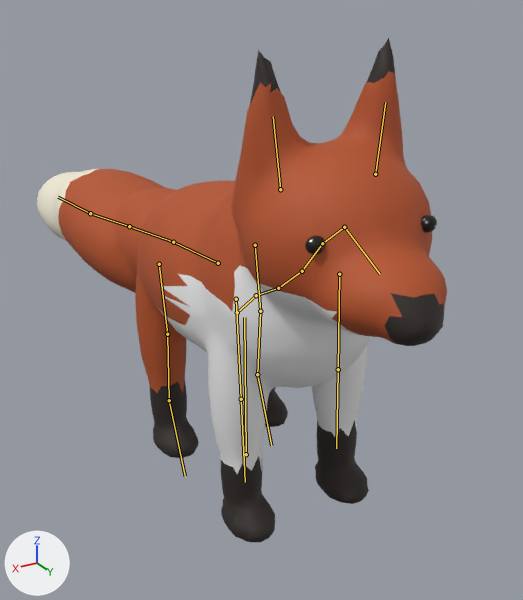
Renders of the glTF model public/models/fox_reference.glb from each side of a commit.
One viewpoint serves both versions: a 50 mm lens placed at (2.07, 3.57, 2.99), pointed at (-0.29, -0.36, 1.02). The axes (+X, +Y, +Z) are drawn at lower left. The lights are the same throughout. The older version comes first. Both versions are drawn at frame 39 of the action 'Stand'; the numbers are the values there. The bones that change, and the others that lie on the model, are drawn over the model as lines.

The first picture shows 'Fox eye', 'Fox eye.001', 'Fox_Reference'.
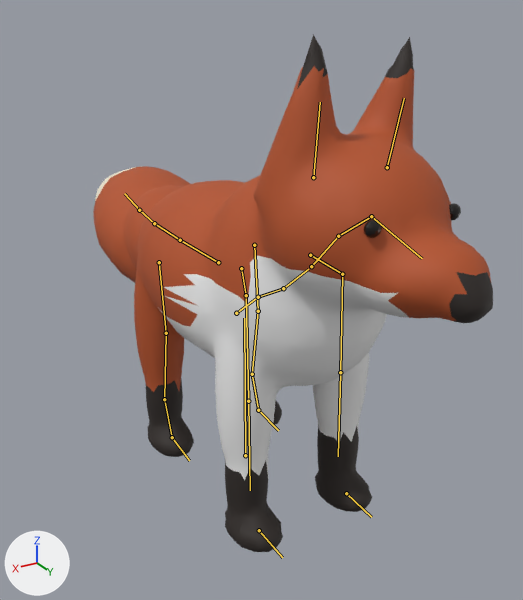
Changed parts and their boxes (x1, y1, x2, y2) in the pictures (523 x 600 px):
'Fox_Reference', posed
    before: (37, 38, 447, 542)
    after: (93, 34, 493, 552)
'Fox eye', posed
    before: (421, 215, 437, 233)
    after: (449, 203, 461, 220)
bone 'pelvis', root to tip
    before: (237, 312) to (256, 295)
    after: (236, 313) to (258, 297)
bone 'spine_01', root to tip
    before: (256, 295) to (278, 288)
    after: (258, 297) to (283, 288)
bone 'chest', root to tip
    before: (278, 288) to (302, 271)
    after: (283, 288) to (308, 269)
bone 'neck_01', root to tip
    before: (302, 271) to (322, 243)
    after: (311, 266) to (338, 236)
bone 'neck_02', root to tip
    before: (322, 243) to (344, 227)
    after: (338, 236) to (371, 216)
bone 'head', root to tip
    before: (344, 227) to (380, 274)
    after: (371, 216) to (422, 258)
bone 'tail_01', root to tip
    before: (218, 263) to (173, 242)
    after: (218, 262) to (180, 240)
bone 'tail_02', root to tip
    before: (173, 242) to (129, 226)
    after: (180, 240) to (154, 223)
bone 'tail_03', root to tip
    before: (129, 226) to (90, 213)
    after: (154, 223) to (139, 210)
bone 'tail_04', root to tip
    before: (90, 213) to (58, 197)
    after: (139, 210) to (124, 193)

The change in detail:
Bone 'pelvis' (bone_pelvis) turns from (1, 0, -1) to (-1, 0, 1) degrees about its own x, y and z.
Bone 'spine_01' (bone_spine_01) turns from (-1, 0, -1) to (1, 0, 1) degrees about its own x, y and z.
Bone 'chest' (bone_chest) turns from (-2, 0, -1) to (1, 0, 1) degrees about its own x, y and z.
Bone 'neck_01' (bone_neck_01) turns from (1, 0, -1) to (-1, 0, 1) degrees about its own x, y and z.
Bone 'neck_02' (bone_neck_02) turns from (1, 0, -2) to (0, 0, 2) degrees about its own x, y and z.
Bone 'head' (bone_head) turns from (1, 0, -3) to (-1, 0, 3) degrees about its own x, y and z.
Bone 'tail_01' (bone_tail_01) turns from (-1, 0, -3) to (1, 0, 3) degrees about its own x, y and z.
Bone 'tail_02' (bone_tail_02) turns from (-1, 0, -4) to (1, 0, 5) degrees about its own x, y and z.
Bone 'tail_03' (bone_tail_03) turns from (-1, 0, -3) to (1, 0, 4) degrees about its own x, y and z.
Bone 'tail_04' (bone_tail_04) turns from (0, 0, -2) to (0, 0, 2) degrees about its own x, y and z.
